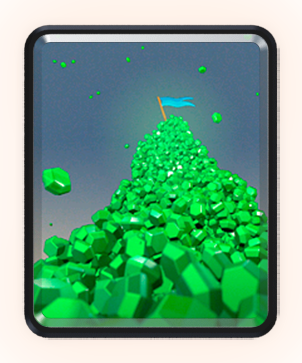
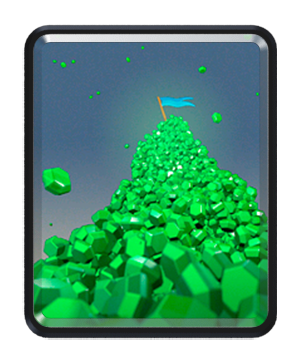
Before/after of a 302px x 363px layered artwork. What changed in the layer stack:
removed layer "card-frame-rare" over (22, 24, 280, 340)
showed "card-frame", painted on it over (22, 24, 280, 340)
